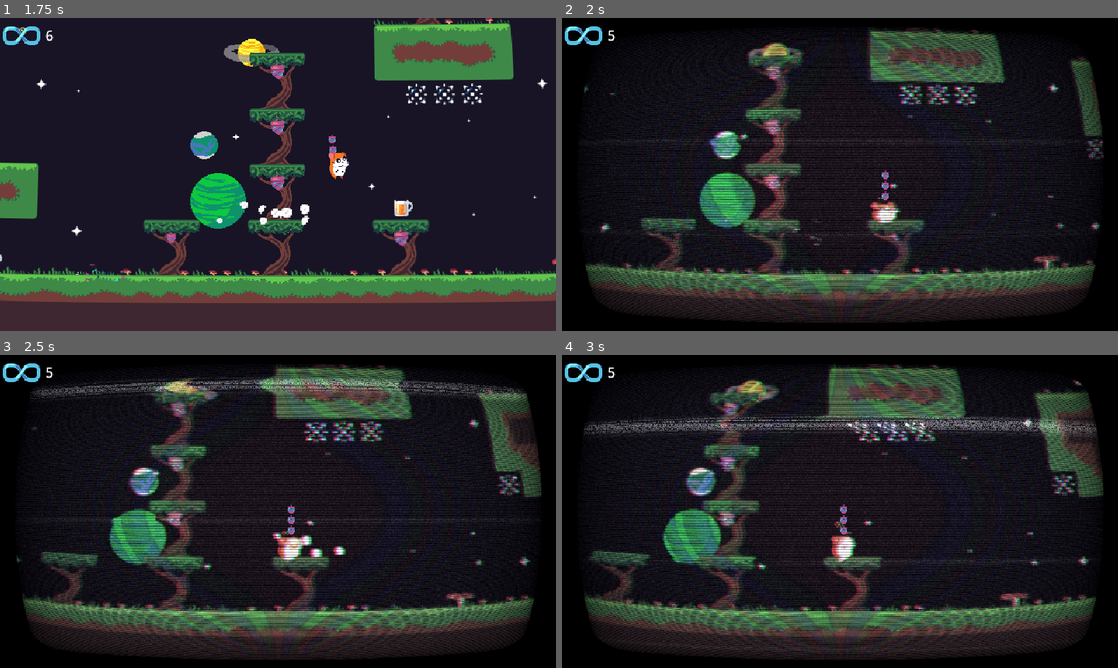
Above: before the commit, frames 1-4 (two rows, left to right).
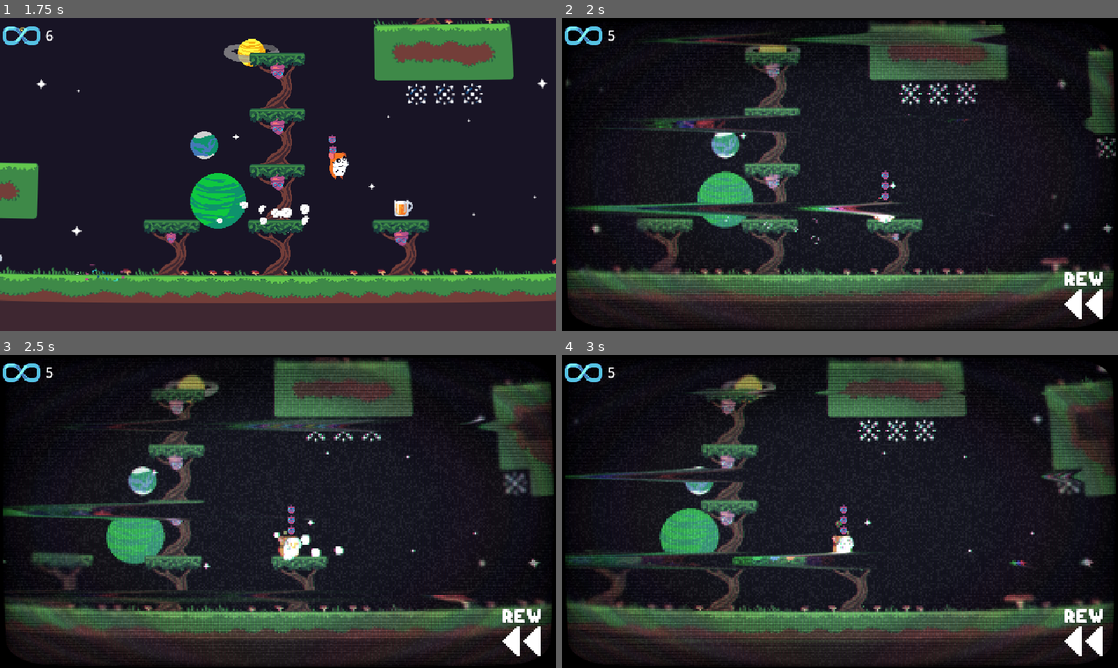
Above: after the commit, the same moments.

Repository: Codex112008/GMTK-2025-Game-Jam
Game: Godot game, scene res://Scenes/Game.tscn
The game is run twice, just before and just after one commit, with the same random seed, the same clock (stepped at 60 frames per second) and the same inputs. Sound files missing from this copy of the repository are replaced by a short silence.
Inputs:
- Up to frame 1 (1.75 s): hold D (right) from 0.53 s (still down); tap Shift (dash) at 0.6, 1.35 s; tap Space (jump) at 0.77, 1.52 s
- Up to frame 2 (2 s): keep holding D (right)
- Up to frame 3 (2.5 s): release D (right) at 2.03 s; hold A (left) from 2.03 s (still down); tap Shift (dash) at 2.1 s
- Up to frame 4 (3 s): release A (left) at 2.78 s; hold D (right) from 2.78 s (still down); tap Shift (dash) at 2.85 s

Frame 1 is identical in both runs. In frame 2, 27% of the frame differs, in the area x 0-100%, y 0-100%; in frame 3, 30%; in frame 4, 31%.

Commit message:
rewind effect done

Diff:
--- a/Scenes/Game.tscn
+++ b/Scenes/Game.tscn
@@ -1,16 +1,17 @@
-[gd_scene load_steps=32 format=4 uid="uid://bfn2b364eucoc"]
+[gd_scene load_steps=33 format=4 uid="uid://bfn2b364eucoc"]
 
 [ext_resource type="Shader" uid="uid://dcs1wxhti4py4" path="res://Shaders/PlanetCurve.gdshader" id="1_iukft"]
 [ext_resource type="Script" uid="uid://b35p01h4jxnjb" path="res://Scripts/UI/NutUI.gd" id="2_2irst"]
 [ext_resource type="PackedScene" uid="uid://dmrchrx1v38ud" path="res://Scenes/Beer.tscn" id="2_b2bpf"]
 [ext_resource type="TileSet" uid="uid://b5nmyyj2chinl" path="res://BaseTileSet.tres" id="2_gl6un"]
+[ext_resource type="Texture2D" uid="uid://dn4qc4ukoyc05" path="res://Sprites/UI/Rewind.png" id="3_356ba"]
 [ext_resource type="PackedScene" uid="uid://b2yrh30mqxkuc" path="res://Scenes/NutUIElement.tscn" id="3_bf53h"]
 [ext_resource type="Script" uid="uid://ct6kj2yoa2g00" path="res://Scripts/CameraFollow.gd" id="3_fgofq"]
 [ext_resource type="PackedScene" uid="uid://d3mqa3yxkbmot" path="res://Scenes/Player.tscn" id="3_j5yw3"]
 [ext_resource type="PackedScene" uid="uid://ixuxl7rgjg2u" path="res://Scenes/Tree.tscn" id="4_kldst"]
 [ext_resource type="Texture2D" uid="uid://cix5ooltd72bh" path="res://Sprites/UI/Loop_ui.png" id="4_vvhu1"]
 [ext_resource type="Script" uid="uid://b5opwn1b3r0fj" path="res://Scripts/MainTileMap.gd" id="6_7lihs"]
-[ext_resource type="Script" uid="uid://b4oty5unh75oy" path="res://Scripts/MusicPlayer.gd" id="9_3jf1l"]
+[ext_resource type="Script" uid="uid://b4oty5unh75oy" path="res://Scripts/AudioManager.gd" id="9_3jf1l"]
 [ext_resource type="Texture2D" uid="uid://cp7cxs0ao8pah" path="res://Sprites/BG/BGmain.png" id="10_71axn"]
 [ext_resource type="Script" uid="uid://cxkj141c3q8gk" path="res://Scripts/GenerateStars.gd" id="10_acvyw"]
 [ext_resource type="Texture2D" uid="uid://hs7itxox02mv" path="res://Sprites/BG/Stars/star_large.png" id="11_8r6kd"]
@@ -41,23 +42,23 @@
 [sub_resource type="ShaderMaterial" id="ShaderMaterial_3jf1l"]
 shader = ExtResource("24_raj38")
 shader_parameter/overlay = true
-shader_parameter/resolution = Vector2(640, 480)
+shader_parameter/resolution = Vector2(320, 180)
 shader_parameter/brightness = 1.4
 shader_parameter/scanlines_opacity = 0.4
 shader_parameter/scanlines_width = 0.25
 shader_parameter/grille_opacity = 0.3
 shader_parameter/roll = true
-shader_parameter/roll_speed = 8.0
-shader_parameter/roll_size = 15.0
+shader_parameter/roll_speed = 16.0
+shader_parameter/roll_size = 25.0
 shader_parameter/roll_variation = 1.8
-shader_parameter/distort_intensity = 0.05
-shader_parameter/aberration = 0.03
-shader_parameter/noise_opacity = 0.4
+shader_parameter/distort_intensity = 0.2
+shader_parameter/aberration = 0.01
+shader_parameter/noise_opacity = 0.0
 shader_parameter/noise_speed = 5.0
 shader_parameter/static_noise_intensity = 0.06
 shader_parameter/pixelate = true
 shader_parameter/discolor = true
-shader_parameter/warp_amount = 1.0
+shader_parameter/warp_amount = 0.1
 shader_parameter/clip_warp = false
 shader_parameter/vignette_intensity = 0.4
 shader_parameter/vignette_opacity = 0.5
@@ -96,6 +97,14 @@
 anchor_bottom = 1.0
 grow_horizontal = 2
 grow_vertical = 2
+
+[node name="TextureRect" type="TextureRect" parent="Shaders/crt_layer/crt_effect"]
+offset_left = 568.0
+offset_top = 288.0
+offset_right = 600.0
+offset_bottom = 320.0
+scale = Vector2(2, 2)
+texture = ExtResource("3_356ba")
 
 [node name="UI" type="CanvasLayer" parent="."]
 
@@ -140,7 +149,7 @@
 level = NodePath("../Environment/base_tile_map")
 shakeFade = 15.0
 
-[node name="Player" parent="." node_paths=PackedStringArray("curve_effect_rect", "camera", "instantiated_nodes", "health_ui_text", "crt_canvas_layer") instance=ExtResource("3_j5yw3")]
+[node name="Player" parent="." node_paths=PackedStringArray("curve_effect_rect", "camera", "instantiated_nodes", "health_ui_text", "crt_canvas_layer", "audio_manager") instance=ExtResource("3_j5yw3")]
 z_index = 1
 position = Vector2(-24, -119)
 safe_margin = 0.1
@@ -149,11 +158,13 @@
 instantiated_nodes = NodePath("../InstantiatedNodes")
 health_ui_text = NodePath("../UI/UI/HealthUI/RichTextLabel")
 crt_canvas_layer = NodePath("../Shaders/crt_layer")
-
-[node name="MusicPlayer" type="AudioStreamPlayer2D" parent="Player"]
+audio_manager = NodePath("AudioManager")
+
+[node name="AudioManager" type="AudioStreamPlayer2D" parent="Player"]
 position = Vector2(24, 119)
 stream = ExtResource("26_i0vto")
 autoplay = true
+bus = &"Rewind"
 script = ExtResource("9_3jf1l")
 
 [node name="Environment" type="Node2D" parent="."]
@@ -268,4 +279,4 @@
 
 [node name="InstantiatedNodes" type="Node2D" parent="."]
 
-[connection signal="finished" from="Player/MusicPlayer" to="Player/MusicPlayer" method="_on_finished"]
+[connection signal="finished" from="Player/AudioManager" to="Player/AudioManager" method="_on_finished"]
--- a/Scenes/SoundPlayer.tscn
+++ b/Scenes/SoundPlayer.tscn
@@ -3,6 +3,7 @@
 [ext_resource type="Script" uid="uid://c541fyijs6fkk" path="res://Scripts/SoundPlayer.gd" id="1_kfq4j"]
 
 [node name="SoundPlayer" type="AudioStreamPlayer2D" node_paths=PackedStringArray("wait_play_timer")]
+bus = &"Rewind"
 script = ExtResource("1_kfq4j")
 wait_play_timer = NodePath("WaitPlayTimer")
 
--- /dev/null
+++ b/Scripts/AudioManager.gd
@@ -0,0 +1,14 @@
+extends AudioStreamPlayer2D
+class_name AudioManager
+
+@export var master_bus : AudioBusLayout
+
+func _ready() -> void:
+	bus_effect(false)
+
+func bus_effect(enable : bool):
+	for effect in range(0, AudioServer.get_bus_effect_count(1)):
+		AudioServer.set_bus_effect_enabled(1, effect, enable)
+
+func _on_finished() -> void:
+	play()
--- a/Scripts/MusicPlayer.gd
+++ /dev/null
@@ -1,4 +0,0 @@
-extends AudioStreamPlayer2D
-
-func _on_finished() -> void:
-	play()
--- a/Scripts/PlayerController.gd
+++ b/Scripts/PlayerController.gd
@@ -65,6 +65,7 @@
 @export var instantiated_nodes : Node2D
 @export var health_ui_text : RichTextLabel
 @export var crt_canvas_layer : CanvasLayer
+@export var audio_manager : AudioManager
 
 func _ready():
 	curve_shader_strength = (curve_effect_rect.material as ShaderMaterial).get_shader_parameter("distortion_strength")
@@ -244,6 +245,9 @@
 				if tile_data != null && tile_data.get_custom_data("IsSpike") == true:
 					take_damage(tile_coords * 32 + Vector2i(16, 16))
 
+	# set audio bus effect
+	audio_manager.bus_effect(crt_canvas_layer.visible)
+
 func jump():
 	if !rewinding && drink_timer.time_left == 0:
 		jump_particles.restart()
--- a/default_bus_layout.tres
+++ b/default_bus_layout.tres
@@ -1,15 +1,16 @@
-[gd_resource type="AudioBusLayout" load_steps=4 format=3 uid="uid://crws36nmglm0"]
+[gd_resource type="AudioBusLayout" load_steps=5 format=3 uid="uid://crws36nmglm0"]
 
 [sub_resource type="AudioEffectFilter" id="AudioEffectFilter_j3pel"]
 resource_name = "Filter"
 
-[sub_resource type="AudioEffectReverb" id="AudioEffectReverb_j3pel"]
-resource_name = "Reverb"
-room_size = 0.1
-spread = 0.1
-
 [sub_resource type="AudioEffectCompressor" id="AudioEffectCompressor_j3pel"]
 resource_name = "Compressor"
+
+[sub_resource type="AudioEffectPhaser" id="AudioEffectPhaser_j3pel"]
+resource_name = "Phaser"
+
+[sub_resource type="AudioEffectAmplify" id="AudioEffectAmplify_j3pel"]
+resource_name = "Amplify"
 
 [resource]
 bus/1/name = &"Rewind"
@@ -20,7 +21,9 @@
 bus/1/send = &"Master"
 bus/1/effect/0/effect = SubResource("AudioEffectFilter_j3pel")
 bus/1/effect/0/enabled = true
-bus/1/effect/1/effect = SubResource("AudioEffectReverb_j3pel")
+bus/1/effect/1/effect = SubResource("AudioEffectCompressor_j3pel")
 bus/1/effect/1/enabled = true
-bus/1/effect/2/effect = SubResource("AudioEffectCompressor_j3pel")
+bus/1/effect/2/effect = SubResource("AudioEffectPhaser_j3pel")
 bus/1/effect/2/enabled = true
+bus/1/effect/3/effect = SubResource("AudioEffectAmplify_j3pel")
+bus/1/effect/3/enabled = true
--- a/project.godot
+++ b/project.godot
@@ -71,6 +71,11 @@
 , Object(InputEventKey,"resource_local_to_scene":false,"resource_name":"","device":-1,"window_id":0,"alt_pressed":false …(186 unchanged characters)…
 ]
 }
+debug_hotkey={
+"deadzone": 0.2,
+"events": [Object(InputEventKey,"resource_local_to_scene":false,"resource_name":"","device":-1,"window_id":0,"alt_pressed":false,"shift_pressed":false,"ctrl_pressed":false,"meta_pressed":false,"pressed":false,"keycode":0,"physical_keycode":74,"key_label":0,"unicode":106,"location":0,"echo":false,"script":null)
+]
+}
 dash={
 "deadzone": 0.2,
 "events": [Object(InputEventKey,"resource_local_to_scene":false,"resource_name":"","device":-1,"window_id":0,"alt_press …(195 unchanged characters)…
Renamed: Scripts/MusicPlayer.gd.uid -> Scripts/AudioManager.gd.uid
Binary file added: Sprites/UI/Rewind.png
Not shown, added: Sprites/UI/Rewind.png.import
